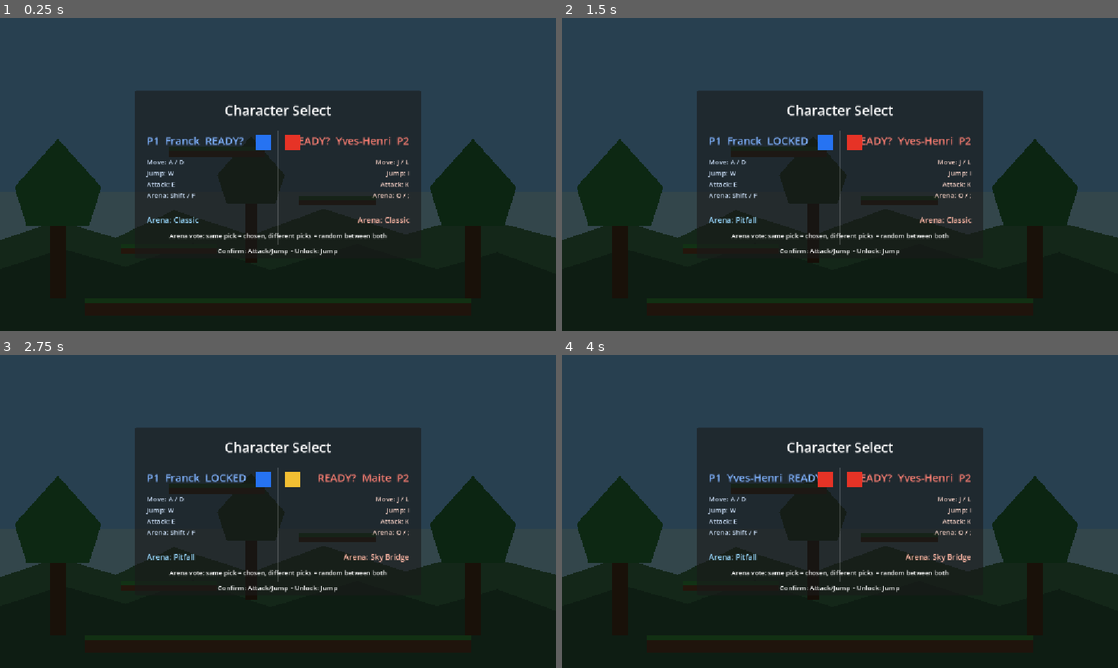
Above: before the commit, frames 1-4 (two rows, left to right).
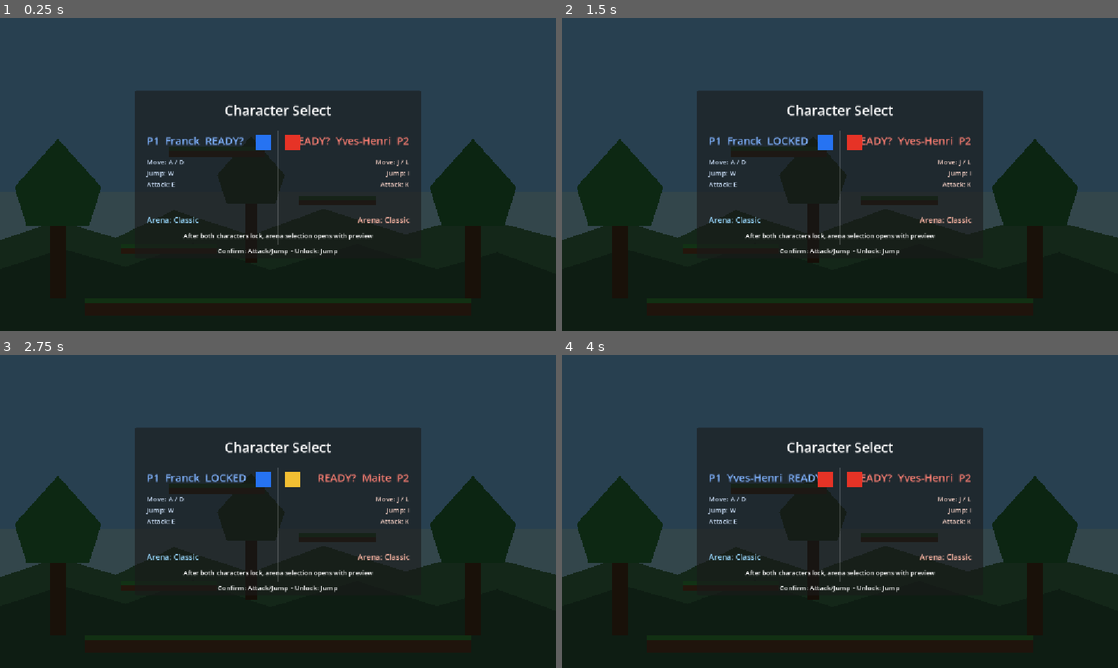
Above: after the commit, the same moments.

Repository: yhovart/smash-hero-rockit
Game: Godot game, scene res://main.tscn
Two runs of this game, one before a commit and one after it. Both use one fixed random seed, a clock stepped at 60 frames per second and the inputs below.
Inputs (mouse positions are in pixels of both pictures, inside the frame that each line leads up to):
- Up to frame 1 (0.25 s): no input
- Up to frame 2 (1.5 s): tap Enter at 0.5 s; move the mouse to (962, 158) at 0.52 s; hold D (p1_right) from 0.53 s (still down); tap F (p1_puddle) at 0.6 s; click (962, 158) at 0.67 s; tap W (p1_jump) at 0.77 s; tap Shift (p1_vapor) at 0.8, 1.35 s; tap Space at 1.25 s; move the mouse to (728, 190) at 1.27 s
- Up to frame 3 (2.75 s): tap W (p1_jump) at 1.52 s; tap J (p2_left) at 1.55, 2.1 s; tap Enter at 2 s; move the mouse to (333, 442) at 2.02 s; release D (p1_right) at 2.03 s; hold A (p1_left) from 2.03 s (still down); tap , (p2_puddle) at 2.3 s
- Up to frame 4 (4 s): tap Space at 2.75 s; move the mouse to (812, 574) at 2.77 s; release A (p1_left) at 2.78 s; hold D (p1_right) from 2.78 s (still down); tap , (p2_puddle) at 2.85 s; click (812, 574) at 2.92 s; tap W (p1_jump) at 3.02, 3.77 s; tap L (p2_right) at 3.05, 3.6 s; tap Enter at 3.5 s; move the mouse to (1006, 558) at 3.52 s; tap O (p2_vapor) at 3.8 s

The runs differ from the first frame. In frame 1, 0.5% of the frame differs, in the area x 26-74%, y 56-71%; in frame 2, 0.5%; in frame 3, 0.7%; in frame 4, 0.7%.

Commit message:
make arena selectable

Diff:
--- a/main.gd
+++ b/main.gd
@@ -20,10 +20,10 @@
 var is_character_select_active := true
 var p1_character_index := 0
 var p2_character_index := 1
-var p1_arena_index := 0
-var p2_arena_index := 0
+var arena_select_index := 0
 var p1_locked := false
 var p2_locked := false
+var is_arena_select_active := false
 var p1_round_wins := 0
 var p2_round_wins := 0
 var current_round := 1
@@ -57,6 +57,12 @@
 @onready var p2_arena_label: Label = $CharacterSelect/MenuPanel/P2Arena
 @onready var arena_hint: Label = $CharacterSelect/MenuPanel/ArenaHint
 @onready var menu_hint: Label = $CharacterSelect/MenuPanel/Hint
+@onready var arena_preview_title: Label = $CharacterSelect/MenuPanel/ArenaPreviewTitle
+@onready var arena_preview_text: Label = $CharacterSelect/MenuPanel/ArenaPreviewText
+@onready var arena_preview_thumb: ColorRect = $CharacterSelect/MenuPanel/ArenaPreviewThumb
+@onready var arena_preview_platform_1: ColorRect = $CharacterSelect/MenuPanel/ArenaPreviewThumb/Platform1
+@onready var arena_preview_platform_2: ColorRect = $CharacterSelect/MenuPanel/ArenaPreviewThumb/Platform2
+@onready var arena_preview_platform_3: ColorRect = $CharacterSelect/MenuPanel/ArenaPreviewThumb/Platform3
 @onready var end_screen: CanvasLayer = $EndScreen
 @onready var end_backdrop: ColorRect = $EndScreen/Backdrop
 @onready var end_title: Label = $EndScreen/Panel/Title
@@ -100,10 +106,10 @@
 
 func _initialize_character_select() -> void:
 	is_character_select_active = true
+	is_arena_select_active = false
 	p1_locked = false
 	p2_locked = false
-	p1_arena_index = 0
-	p2_arena_index = 0
+	arena_select_index = 0
 	hud.visible = false
 	_set_gameplay_enabled(false)
 	character_select.visible = true
@@ -121,6 +127,10 @@
 
 
 func _handle_character_select_input() -> void:
+	if is_arena_select_active:
+		_handle_arena_select_input()
+		return
+
 	var changed := false
 
 	if not p1_locked:
@@ -130,12 +140,6 @@
 		elif Input.is_action_just_pressed("p1_right"):
 			p1_character_index = wrapi(p1_character_index + 1, 0, CHARACTER_NAMES.size())
 			changed = true
-		if Input.is_action_just_pressed("p1_vapor"):
-			p1_arena_index = wrapi(p1_arena_index - 1, 0, ARENA_NAMES.size())
-			changed = true
-		elif Input.is_action_just_pressed("p1_puddle"):
-			p1_arena_index = wrapi(p1_arena_index + 1, 0, ARENA_NAMES.size())
-			changed = true
 		if Input.is_action_just_pressed("p1_attack") or Input.is_action_just_pressed("p1_jump"):
 			p1_locked = true
 			changed = true
@@ -150,12 +154,6 @@
 		elif Input.is_action_just_pressed("p2_right"):
 			p2_character_index = wrapi(p2_character_index + 1, 0, CHARACTER_NAMES.size())
 			changed = true
-		if Input.is_action_just_pressed("p2_vapor"):
-			p2_arena_index = wrapi(p2_arena_index - 1, 0, ARENA_NAMES.size())
-			changed = true
-		elif Input.is_action_just_pressed("p2_puddle"):
-			p2_arena_index = wrapi(p2_arena_index + 1, 0, ARENA_NAMES.size())
-			changed = true
 		if Input.is_action_just_pressed("p2_attack") or Input.is_action_just_pressed("p2_jump"):
 			p2_locked = true
 			changed = true
@@ -167,23 +165,44 @@
 		_update_character_select_ui()
 
 	if p1_locked and p2_locked:
+		_enter_arena_submenu()
+
+
+func _enter_arena_submenu() -> void:
+	is_arena_select_active = true
+	_update_character_select_ui()
+
+
+func _handle_arena_select_input() -> void:
+	if _return_to_menu_pressed_any_player():
+		is_arena_select_active = false
+		p1_locked = false
+		p2_locked = false
+		_update_character_select_ui()
+		return
+
+	var changed := false
+	if Input.is_action_just_pressed("p1_left") or Input.is_action_just_pressed("p2_left"):
+		arena_select_index = wrapi(arena_select_index - 1, 0, ARENA_NAMES.size())
+		changed = true
+	elif Input.is_action_just_pressed("p1_right") or Input.is_action_just_pressed("p2_right"):
+		arena_select_index = wrapi(arena_select_index + 1, 0, ARENA_NAMES.size())
+		changed = true
+
+	if changed:
+		_update_character_select_ui()
+
+	if _confirm_pressed_any_player():
 		_start_match_with_selection()
 
 
 func _start_match_with_selection() -> void:
 	_apply_character_to_player(player_1, p1_character_index)
 	_apply_character_to_player(player_2, p2_character_index)
-	selected_arena_index = _resolve_selected_arena()
+	selected_arena_index = arena_select_index
 	_apply_arena(selected_arena_index)
 	character_select.visible = false
 	_start_best_of_three()
-
-
-func _resolve_selected_arena() -> int:
-	if p1_arena_index == p2_arena_index:
-		return p1_arena_index
-	var picks := [p1_arena_index, p2_arena_index]
-	return picks[randi() % picks.size()]
 
 
 func _start_best_of_three() -> void:
@@ -327,17 +346,63 @@
 
 
 func _update_character_select_ui() -> void:
+	if is_arena_select_active:
+		character_title.text = "Arena Select"
+		p1_choice.text = "P1  READY"
+		p2_choice.text = "READY  P2"
+		p1_swatch.visible = false
+		p2_swatch.visible = false
+		p1_arena_label.text = "Arena: %s" % ARENA_NAMES[arena_select_index]
+		p2_arena_label.text = "Shared Select"
+		p1_controls.text = "Arena: A / D\nStart: E or W\nBack: Shift"
+		p2_controls.text = "Arena: J / L\nStart: K or I\nBack: O"
+		arena_hint.text = "Both players can change the same arena value"
+		menu_hint.text = "Confirm: Attack/Jump • Back: Vapor"
+		arena_preview_title.visible = true
+		arena_preview_text.visible = true
+		arena_preview_thumb.visible = true
+		_update_arena_preview_ui()
+		return
+
 	character_title.text = "Character Select"
 	p1_choice.text = "P1  %s  %s" % [CHARACTER_NAMES[p1_character_index], "LOCKED" if p1_locked else "READY?"]
 	p2_choice.text = "%s  %s  P2" % ["LOCKED" if p2_locked else "READY?", CHARACTER_NAMES[p2_character_index]]
+	p1_swatch.visible = true
+	p2_swatch.visible = true
 	p1_swatch.color = CHARACTER_COLORS[p1_character_index]
 	p2_swatch.color = CHARACTER_COLORS[p2_character_index]
-	p1_arena_label.text = "Arena: %s" % ARENA_NAMES[p1_arena_index]
-	p2_arena_label.text = "Arena: %s" % ARENA_NAMES[p2_arena_index]
-	p1_controls.text = "Move: A / D\nJump: W\nAttack: E\nArena: Shift / F"
-	p2_controls.text = "Move: J / L\nJump: I\nAttack: K\nArena: O / ;"
-	arena_hint.text = "Arena vote: same pick = chosen, different picks = random between both"
+	p1_arena_label.text = "Arena: %s" % ARENA_NAMES[arena_select_index]
+	p2_arena_label.text = "Arena: %s" % ARENA_NAMES[arena_select_index]
+	p1_controls.text = "Move: A / D\nJump: W\nAttack: E"
+	p2_controls.text = "Move: J / L\nJump: I\nAttack: K"
+	arena_hint.text = "After both characters lock, arena selection opens with preview"
 	menu_hint.text = "Confirm: Attack/Jump • Unlock: Jump"
+	arena_preview_title.visible = false
+	arena_preview_text.visible = false
+	arena_preview_thumb.visible = false
+
+
+func _update_arena_preview_ui() -> void:
+	arena_preview_title.text = "Preview: %s" % ARENA_NAMES[arena_select_index]
+	arena_preview_text.text = "Small stage thumbnail"
+	arena_preview_platform_1.visible = true
+	arena_preview_platform_2.visible = true
+	arena_preview_platform_3.visible = true
+
+	match arena_select_index:
+		0:
+			arena_preview_platform_1.position = Vector2(18, 70)
+			arena_preview_platform_2.position = Vector2(96, 52)
+			arena_preview_platform_3.position = Vector2(40, 34)
+		1:
+			arena_preview_platform_1.position = Vector2(12, 74)
+			arena_preview_platform_2.position = Vector2(70, 58)
+			arena_preview_platform_3.position = Vector2(126, 42)
+		2:
+			arena_preview_platform_1.position = Vector2(12, 74)
+			arena_preview_platform_2.position = Vector2(70, 74)
+			arena_preview_platform_3.position = Vector2(126, 74)
+			arena_preview_platform_2.visible = false
 
 
 func _apply_arena(arena_index: int) -> void:
--- a/main.tscn
+++ b/main.tscn
@@ -226,6 +226,56 @@
 text = "Confirm: Attack/Jump   Unlock: Jump"
 theme_override_font_sizes/font_size = 14
 horizontal_alignment = 1
+
+[node name="ArenaPreviewTitle" type="Label" parent="CharacterSelect/MenuPanel"]
+visible = false
+offset_left = 24.0
+offset_top = 354.0
+offset_right = 568.0
+offset_bottom = 380.0
+text = "Preview"
+horizontal_alignment = 1
+theme_override_font_sizes/font_size = 18
+
+[node name="ArenaPreviewText" type="Label" parent="CharacterSelect/MenuPanel"]
+visible = false
+offset_left = 24.0
+offset_top = 382.0
+offset_right = 568.0
+offset_bottom = 402.0
+text = "Small stage thumbnail"
+horizontal_alignment = 1
+autowrap_mode = 2
+theme_override_font_sizes/font_size = 14
+
+[node name="ArenaPreviewThumb" type="ColorRect" parent="CharacterSelect/MenuPanel"]
+visible = false
+offset_left = 204.0
+offset_top = 406.0
+offset_right = 388.0
+offset_bottom = 488.0
+color = Color(0.1, 0.12, 0.16, 0.95)
+
+[node name="Platform1" type="ColorRect" parent="CharacterSelect/MenuPanel/ArenaPreviewThumb"]
+offset_left = 18.0
+offset_top = 70.0
+offset_right = 72.0
+offset_bottom = 76.0
+color = Color(0.7, 0.8, 0.95, 1)
+
+[node name="Platform2" type="ColorRect" parent="CharacterSelect/MenuPanel/ArenaPreviewThumb"]
+offset_left = 96.0
+offset_top = 52.0
+offset_right = 146.0
+offset_bottom = 58.0
+color = Color(0.7, 0.8, 0.95, 1)
+
+[node name="Platform3" type="ColorRect" parent="CharacterSelect/MenuPanel/ArenaPreviewThumb"]
+offset_left = 40.0
+offset_top = 34.0
+offset_right = 90.0
+offset_bottom = 40.0
+color = Color(0.7, 0.8, 0.95, 1)
 
 [node name="EndScreen" type="CanvasLayer" parent="."]
 visible = false
